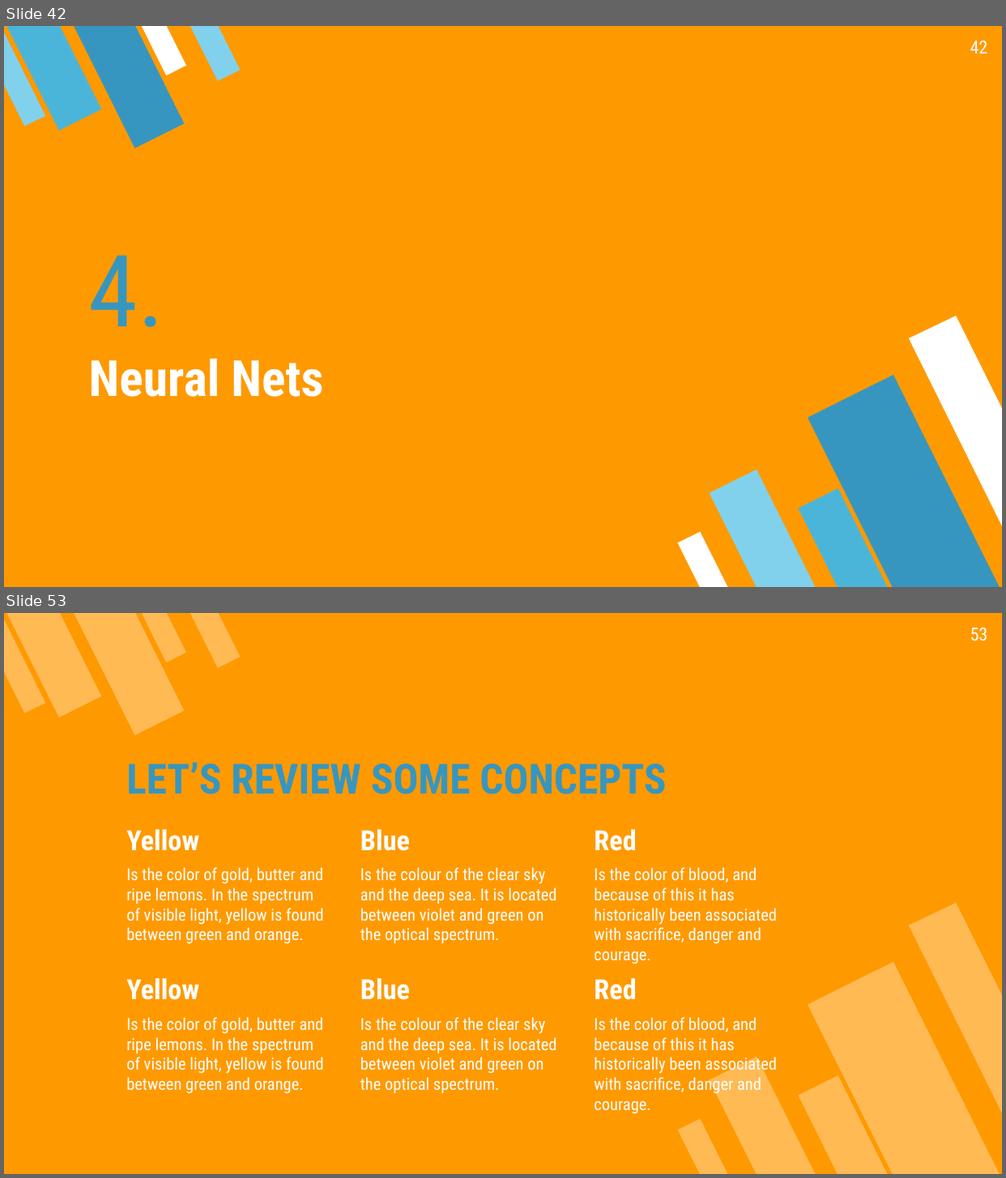
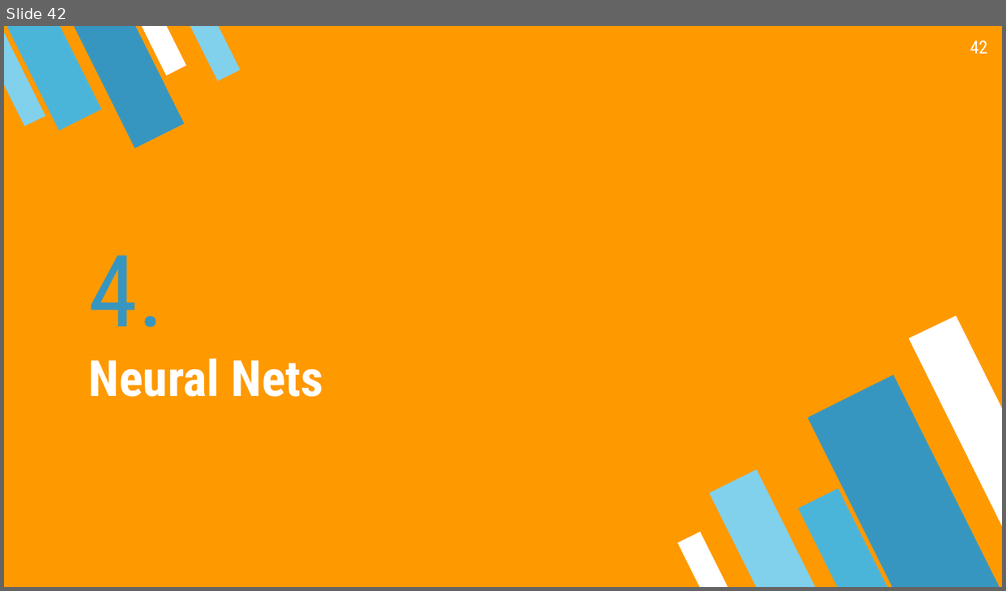
Before and after one commit to mayer79/ml_lecture, a slide deck: slides/DRAFT.pptx. Shown one above the other, each under a label of ours: slides 42 and 53 before the commit, slide 42 after it; the slides between them are not shown. The pictures are 1006x1178 and 1006x591 pixels, drawn with LibreOffice and Linux fonts; fonts in the diff are those of the drawing. Boxes give left, top, right and bottom in pixels: in the first picture for what was removed or moved away, otherwise in the second. Text is boxed around its words. In the diff, an @@ line names an element or a change of style, - is before the commit and + after.

Commit message:
slides for neural networks, review of that chapter

```diff
--- a/slides/DRAFT.pptx
+++ b/slides/DRAFT.pptx
@@ slide 53 removed at <box>4,613,1002,1174</box>, background #FF9900 @@
@@ group removed at <box>4,613,240,735</box>: 4 flow chart manual inputs, 1 freeform shape @@
@@ page number removed at <box>970,628,988,641</box> @@
-53
@@ title removed at <box>126,762,666,794</box> @@
-LET’S REVIEW SOME CONCEPTS
@@ text removed at <box>126,829,324,944</box> @@
-Yellow
-Is the color of gold, butter and ripe lemons. In the spectrum of visible light, yellow is found between green and orange.
@@ text removed at <box>360,829,556,944</box> @@
-Blue
-Is the colour of the clear sky and the deep sea. It is located between violet and green on the optical spectrum.
@@ text removed at <box>594,829,777,965</box> @@
-Red
-Is the color of blood, and because of this it has historically been associated with sacrifice, danger and courage.
@@ group removed at <box>678,902,1002,1174</box>: 4 flow chart manual inputs, 1 freeform shape @@
@@ text removed at <box>126,978,324,1094</box> @@
-Yellow
-Is the color of gold, butter and ripe lemons. In the spectrum of visible light, yellow is found between green and orange.
@@ text removed at <box>360,978,556,1094</box> @@
-Blue
-Is the colour of the clear sky and the deep sea. It is located between violet and green on the optical spectrum.
@@ text removed at <box>594,978,777,1114</box> @@
-Red
-Is the color of blood, and because of this it has historically been associated with sacrifice, danger and courage.
```
Also in this commit, not shown: 1 slide changed, 12 slides added, 16 other slides removed, 3 other files.
